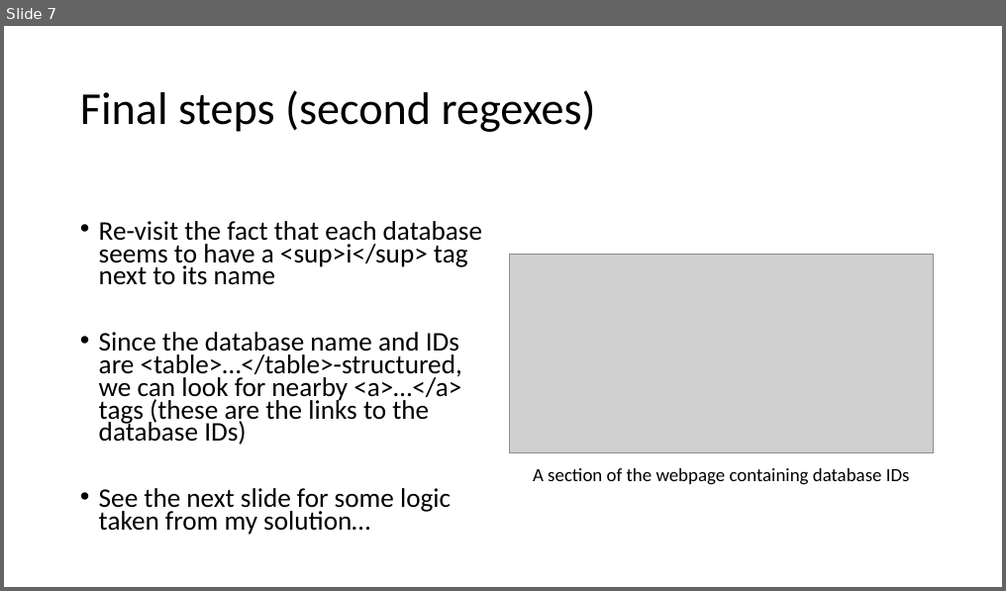
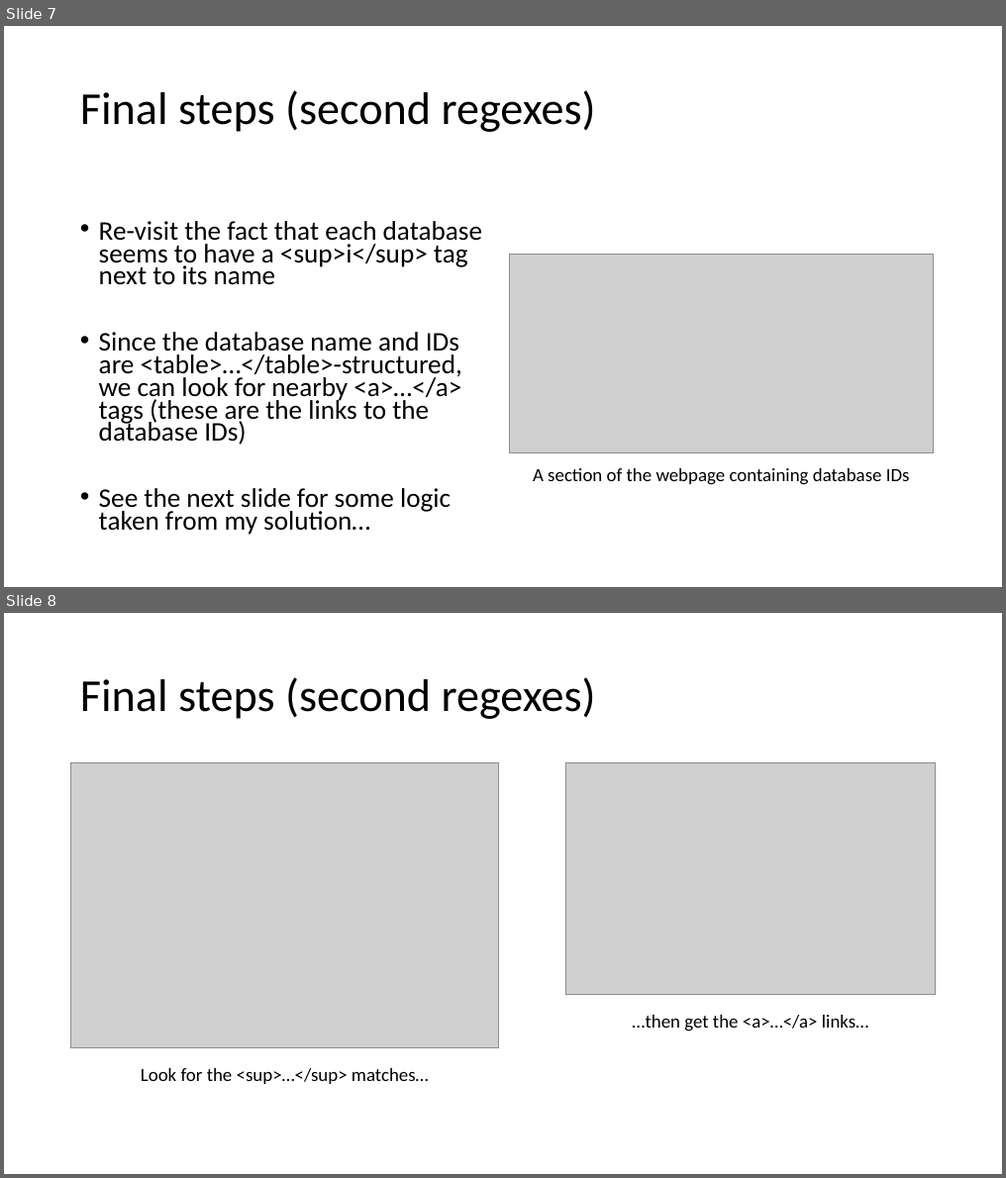
Before and after one commit to chrisarmstrong151/workshop_extension, a slide deck: workshop_1/design_challenge/Workshop 1 - Chris's Solution.pptx. Shown one above the other, each under a label of ours: slide 7 before the commit, slides 7 and 8 after it. The pictures are 1006x591 and 1006x1178 pixels, drawn with LibreOffice and Linux fonts; fonts in the diff are those of the drawing; grey boxes stand for pictures. Boxes give left, top, right and bottom in pixels: in the first picture for what was removed or moved away, otherwise in the second. Text is boxed around its words. In the diff, an @@ line names an element or a change of style, - is before the commit and + after.

```diff
--- a/workshop_1/design_challenge/Workshop 1 - Chris's Solution.pptx
+++ b/workshop_1/design_challenge/Workshop 1 - Chris's Solution.pptx
@@ slide 8 added at (x1=4, y1=613, x2=1002, y2=1174), background #FFFFFF @@
@@ title added at (x1=80, y1=677, x2=596, y2=719), 44 pt, text #000000 @@
+Final steps (second regexes)
@@ picture added at (x1=70, y1=762, x2=499, y2=1049) @@
@@ picture added at (x1=566, y1=762, x2=936, y2=995) @@
@@ text added at (x1=632, y1=1015, x2=868, y2=1032), 18 pt, text #000000 @@
+…then get the <a>…</a> links…
@@ text added at (x1=141, y1=1068, x2=429, y2=1084), 18 pt, text #000000 @@
+Look for the <sup>…</sup> matches…
```
Also in this commit, not shown: 1 slide changed, 2 other slides added.
